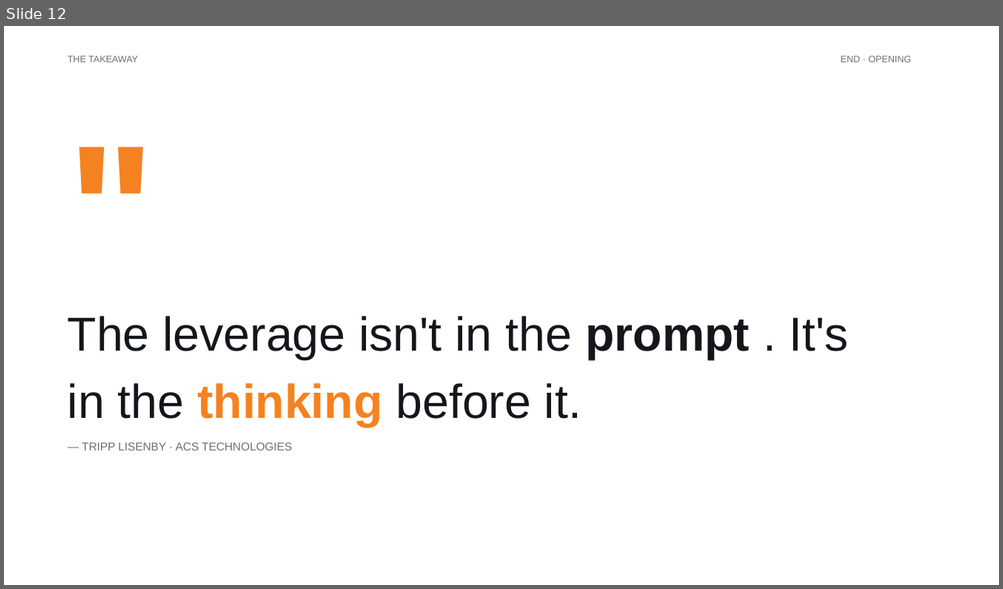
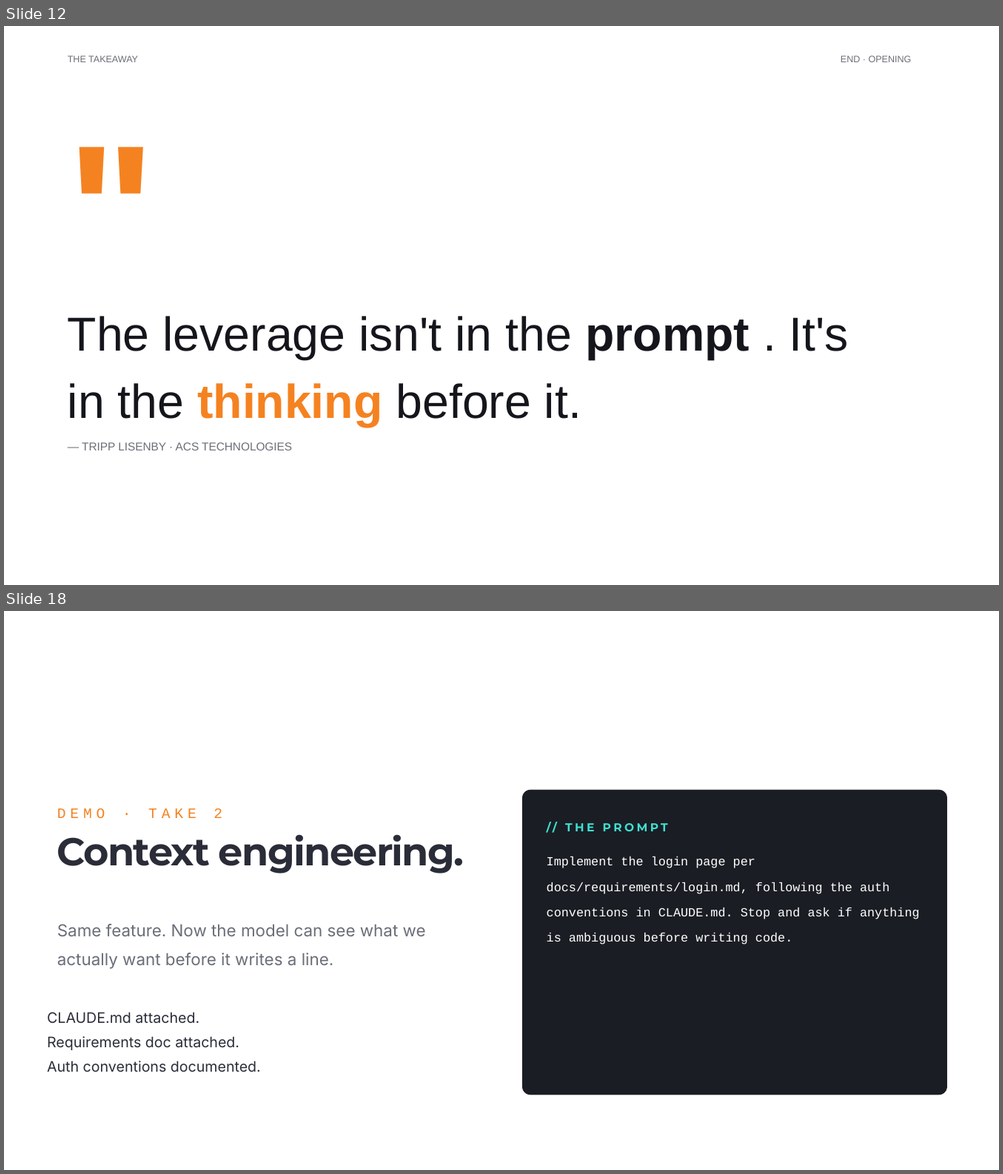
Before and after one commit to chriskehayias/ContextEngineering, a slide deck: schedule/02-vibe-coding-vs-context-engineering/02-vibe-coding-vs-context-engineering.pptx. Shown one above the other, each under a label of ours: slide 12 before the commit, slides 12 and 18 after it; the slides between them are not shown. The pictures are 1003x589 and 1003x1174 pixels, drawn with LibreOffice and Linux fonts; fonts in the diff are those of the drawing. Boxes give left, top, right and bottom in pixels: in the first picture for what was removed or moved away, otherwise in the second. Text is boxed around its words. In the diff, an @@ line names an element or a change of style, - is before the commit and + after.

```diff
--- a/schedule/02-vibe-coding-vs-context-engineering/02-vibe-coding-vs-context-engineering.pptx
+++ b/schedule/02-vibe-coding-vs-context-engineering/02-vibe-coding-vs-context-engineering.pptx
@@ slide 18 added at [4, 611, 999, 1170], background #FFFFFF @@
@@ text added at [57, 809, 222, 818], 21 pt, text #F58220 @@
+DEMO · TAKE 2
@@ rounded rectangle added at [522, 790, 947, 1096], fill #1B1D24 @@
@@ text added at [545, 810, 936, 834], 16.6 pt, text #3FE0D0, bold @@
+// THE PROMPT
@@ text added at [57, 834, 464, 874], 56.2 pt, text #2A2D38, bold @@
+Context engineering.
@@ text added at [546, 857, 919, 945], 18 pt, text #FFFFFF @@
+Implement the login page per docs/requirements/login.md, following the auth conventions in CLAUDE.md. Stop and ask if anything is ambiguous before writing code.
@@ text added at [57, 924, 426, 969], 24 pt, text #6B6E78 @@
+Same feature. Now the model can see what we actually want before it writes a line.
@@ text added at [47, 1012, 261, 1073], 21 pt, text #2A2D38 @@
+CLAUDE.md attached.
+Requirements doc attached.
+Auth conventions documented.
```
Also in this commit, not shown: 6 slides changed, 10 other slides added, 26 slides removed, 14 other files.
